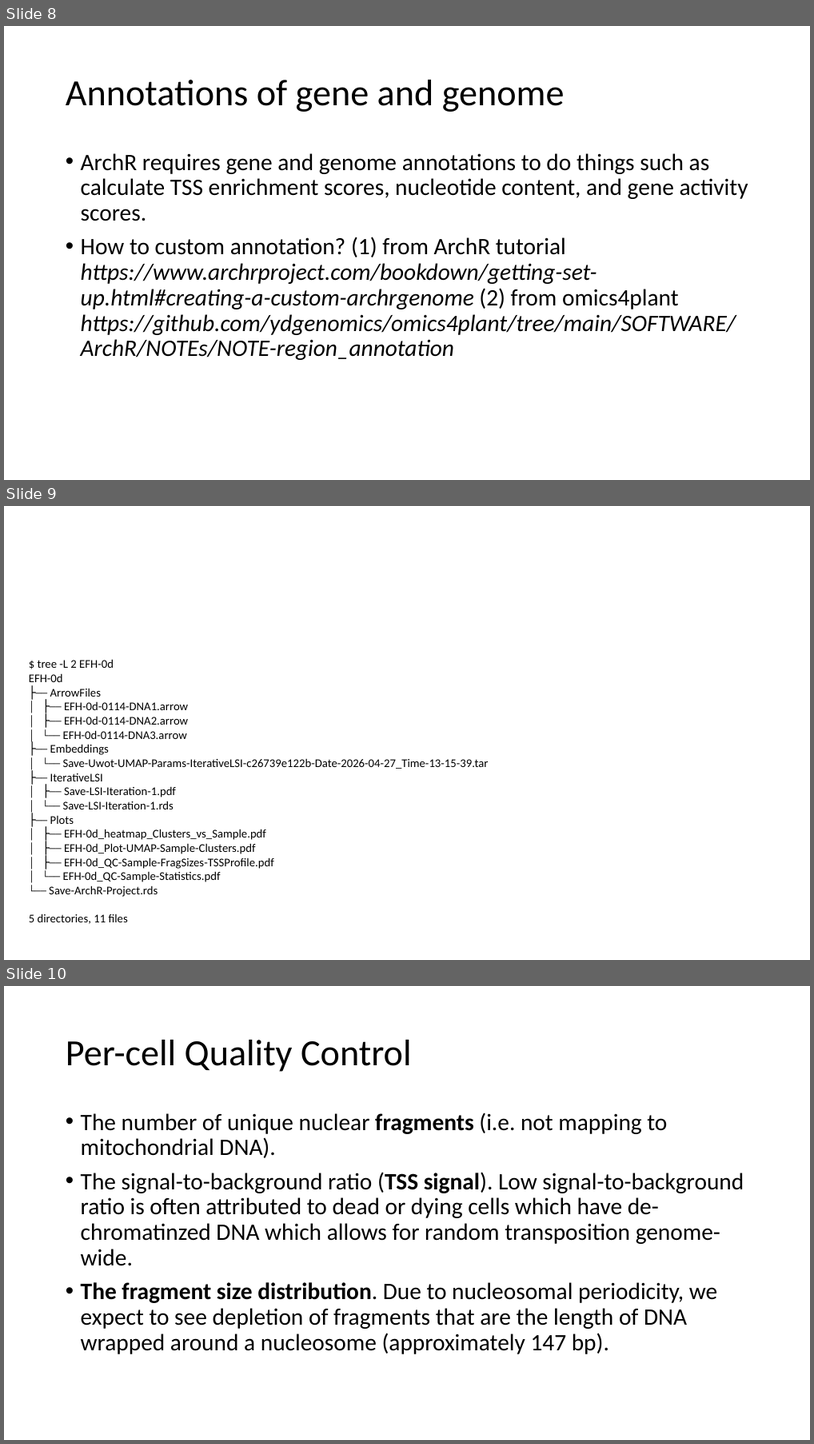
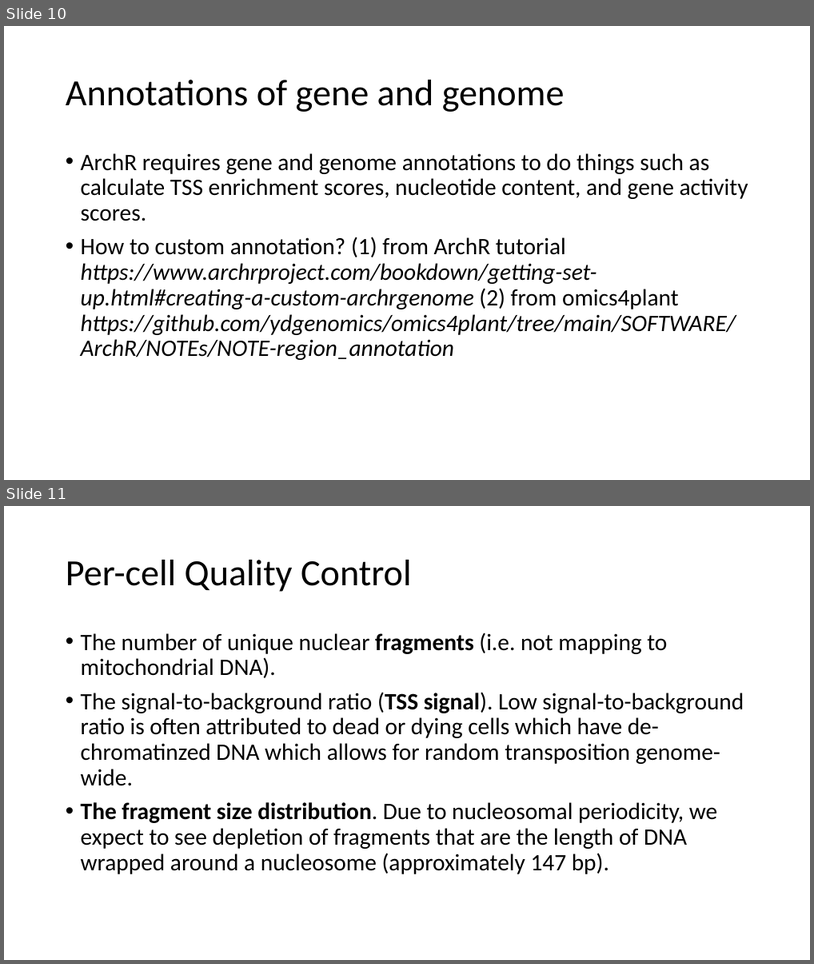
Before and after one commit to ydgenomics/omics4plant, a slide deck: SOFTWARE/ArchR/NOTEs/NOTE-archr/archr-atac.pptx. Shown one above the other, each under a label of ours: slides 8, 9 and 10 before the commit, slides 10 and 11 after it. The pictures are 814x1444 and 814x964 pixels, drawn with LibreOffice and Linux fonts; fonts in the diff are those of the drawing. Boxes give left, top, right and bottom in pixels: in the first picture for what was removed or moved away, otherwise in the second. Text is boxed around its words. In the diff, an @@ line names an element or a change of style, - is before the commit and + after.

```diff
--- a/SOFTWARE/ArchR/NOTEs/NOTE-archr/archr-atac.pptx
+++ b/SOFTWARE/ArchR/NOTEs/NOTE-archr/archr-atac.pptx
@@ slide 9 removed at <box>4,506,810,960</box>, background #FFFFFF @@
@@ text removed at <box>29,659,489,924</box> @@
-$ tree -L 2 EFH-0d
-EFH-0d
-├── ArrowFiles
-│ ├── EFH-0d-0114-DNA1.arrow
-│ ├── EFH-0d-0114-DNA2.arrow
-│ └── EFH-0d-0114-DNA3.arrow
-├── Embeddings
-│ └── Save-Uwot-UMAP-Params-IterativeLSI-c26739e122b-Date-2026-04-27_Time-13-15-39.tar
-├── IterativeLSI
-│ ├── Save-LSI-Iteration-1.pdf
-│ └── Save-LSI-Iteration-1.rds
-├── Plots
-│ ├── EFH-0d_heatmap_Clusters_vs_Sample.pdf
-│ ├── EFH-0d_Plot-UMAP-Sample-Clusters.pdf
-│ ├── EFH-0d_QC-Sample-FragSizes-TSSProfile.pdf
-│ └── EFH-0d_QC-Sample-Statistics.pdf
-└── Save-ArchR-Project.rds
-5 directories, 11 files
@@ what was slide 8 is now slide 10 @@
@@ what was slide 10 is now slide 11 @@
```
Also in this commit, not shown: 2 slides added, 20 other files.
